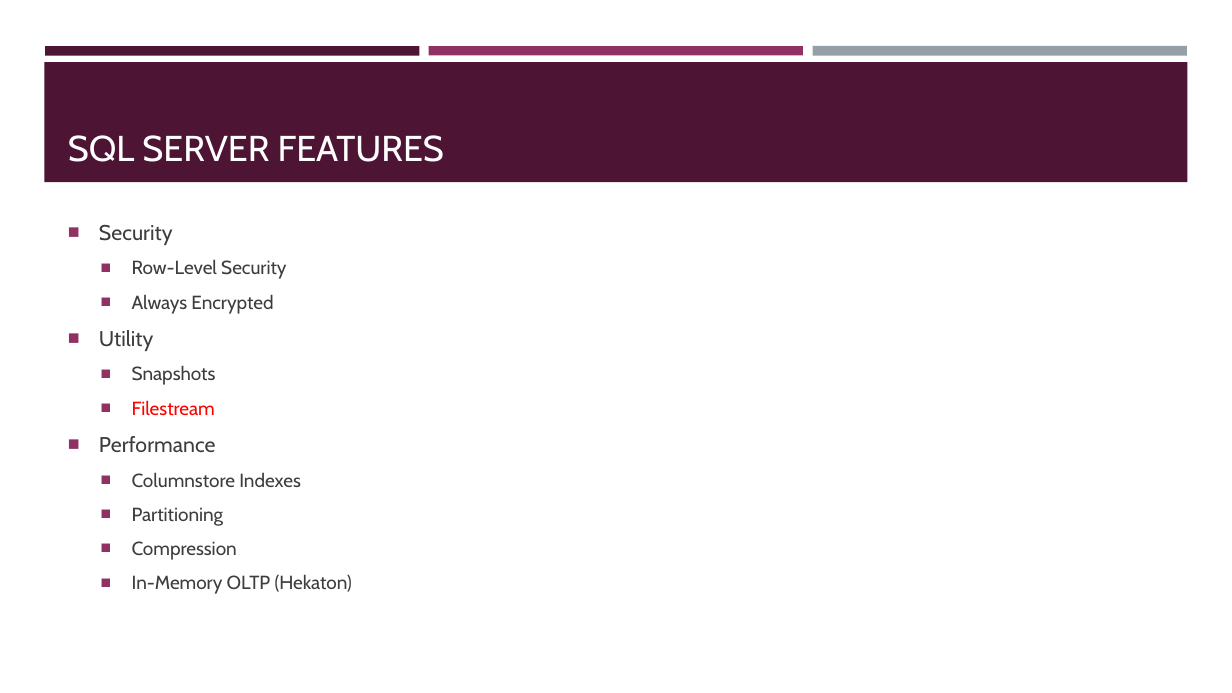
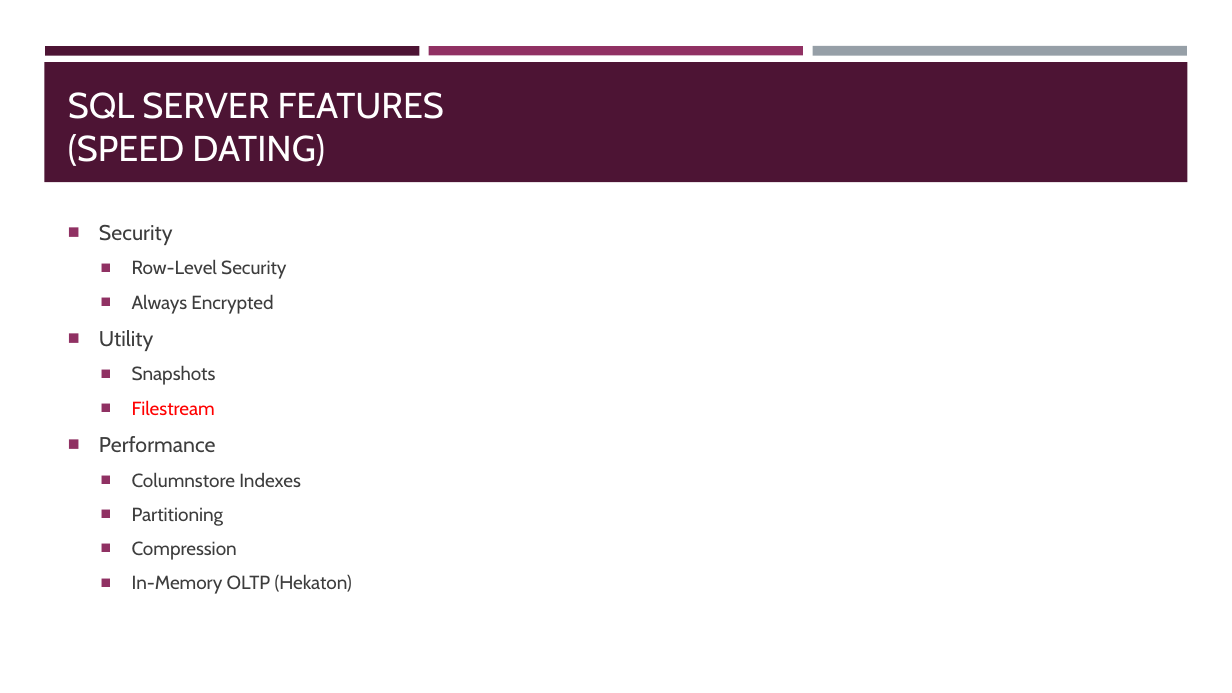
Before and after one commit to sqltran/SevenAwesomeSQLFeatures, a slide deck: slide 10 of AwesomeFreeSQLServerFeatures.pptx. Drawn at 1232x693 pixels with LibreOffice and Linux fonts; fonts in the diff are those of the drawing. Boxes give left, top, right and bottom in pixels: in the first picture for what was removed or moved away, otherwise in the second. Text is boxed around its words. In the diff, an @@ line names an element or a change of style, - is before the commit and + after.

```diff
--- a/AwesomeFreeSQLServerFeatures.pptx
+++ b/AwesomeFreeSQLServerFeatures.pptx
@@ title at [68,92,444,166]: text changed @@
-SQL SERVER FEATURES
+SQL SERVER FEATURES
+(SPEED DATING)
```
Also in this commit, not shown: 7 other slides changed.
